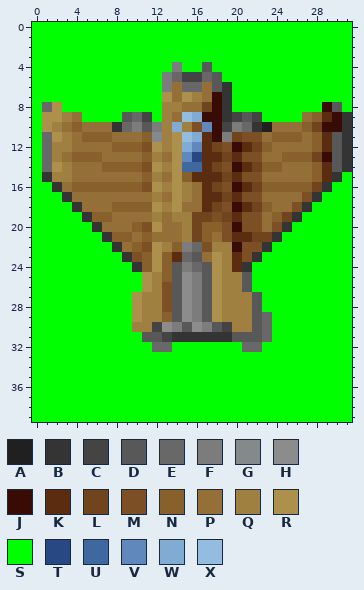
File history of a pixel-art sprite, Resources/Crafts/sl_lightning_baseui.png. Above, as it was before the edit.
The file is 32x40 pixels. Colours within 5 levels of each other are drawn and written as one.
Palette (. is transparent): A #202020  B #343434  C #444444  D #585858  E #686868  F #7c7c7c  G #848a8c  H #8c8c8c  J #380c04  K #5c2c10  L #70441c  M #7c5024  N #88602c  P #947038  Q #a08040  R #ac904c  S #00ff00  T #284884  U #4068a0  V #6088bc  W #80acd4  X #94bce0
The result:
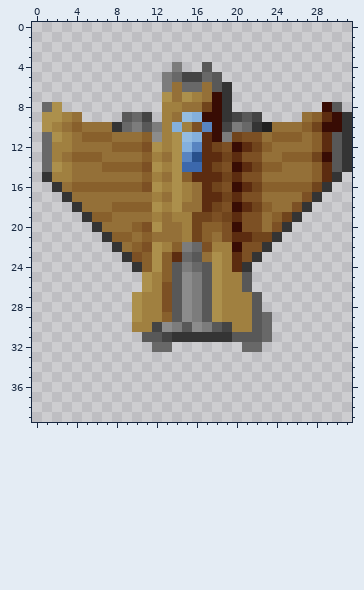
The edit:
colour T: #284884 -> #28508c
colour U: #4068a0 -> #3c68ac
colour V: #6088bc -> #5884c0
colour W: #80acd4 -> #84b0dc
y 0..3: x 0..31 SSSSSSSSSSSSSSSSSSSSSSSSSSSSSSSS -> ................................
y 4: x 0..13 SSSSSSSSSSSSSS -> ..............; x 15..16 SS -> ..; x 18..31 SSSSSSSSSSSSSS -> ..............
y 5: x 0..12 SSSSSSSSSSSSS -> .............; x 19..31 SSSSSSSSSSSSS -> .............
y 6..7: x 0..12 SSSSSSSSSSSSS -> .............; x 20..31 SSSSSSSSSSSS -> ............
y 8: x 0 S -> .; x 3..12 SSSSSSSSSS -> ..........; x 20..28 SSSSSSSSS -> .........; x 31 S -> .
y 9: x 0 S -> .; x 5..8 SSSS -> ....; x 12 S -> .; x 23..26 SSSS -> ....
y 10: x 0 S -> .
y 11: x 0 S -> .; x 12 G -> H
y 12..14: x 0 S -> .
y 15: x 0 S -> .; x 31 S -> .
y 16: x 0..1 SS -> ..; x 30..31 SS -> ..
y 17: x 0..2 SSS -> ...; x 29..31 SSS -> ...
y 18: x 0..3 SSSS -> ....; x 28..31 SSSS -> ....
y 19: x 0..4 SSSSS -> .....; x 27..31 SSSSS -> .....
y 20: x 0..5 SSSSSS -> ......; x 26..31 SSSSSS -> ......
y 21: x 0..6 SSSSSSS -> .......; x 25..31 SSSSSSS -> .......
y 22: x 0..7 SSSSSSSS -> ........; x 24..31 SSSSSSSS -> ........
y 23: x 0..8 SSSSSSSSS -> .........; x 23..31 SSSSSSSSS -> .........
y 24: x 0..9 SSSSSSSSSS -> ..........; x 22..31 SSSSSSSSSS -> ..........
y 25..26: x 0..10 SSSSSSSSSSS -> ...........; x 22..31 SSSSSSSSSS -> ..........
y 27..28: x 0..9 SSSSSSSSSS -> ..........; x 23..31 SSSSSSSSS -> .........
y 29..30: x 0..9 SSSSSSSSSS -> ..........; x 24..31 SSSSSSSS -> ........
y 31: x 0..10 SSSSSSSSSSS -> ...........; x 24..31 SSSSSSSS -> ........
y 32: x 0..11 SSSSSSSSSSSS -> ............; x 14..20 SSSSSSS -> .......; x 23..31 SSSSSSSSS -> .........
y 33..39: x 0..31 SSSSSSSSSSSSSSSSSSSSSSSSSSSSSSSS -> ................................
